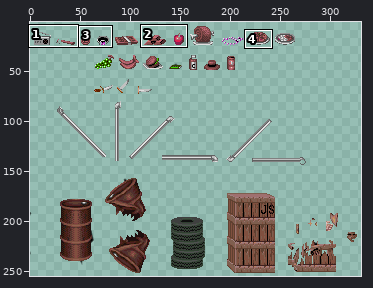
Sprite sheet, stored at img/items.png. Above, an overview of the earlier version with the close-up marked.
Close-up. Before the edit:
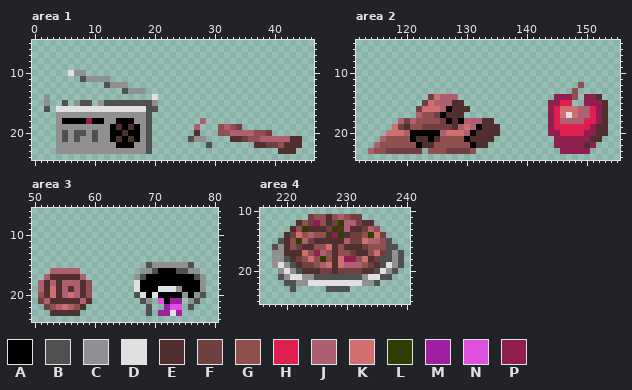
The file is 337x255 pixels. Pixels under 10% opacity are left out. Colours within 5 levels of each other are drawn and written as one. Shown: area 1: x 0..46, y 5..24; area 2: x 112..155, y 5..24; area 3: x 50..80, y 6..24; area 4: x 216..240, y 10..25. The wide view leaves out empty margins. The commit also changed other parts of the picture, which this record leaves out.
Palette (. is transparent): A #000000  B #4f5050  C #909090  D #e0e0e0  E #50302f  F #6f403f  G #90504f  H #df204f  J #af6070  K #cf6f6f  L #2f3f00  M #a01fa0  N #e04fe0  P #8f1f50
Pixels before, area 1, first column x 2:
10 ....DCC....................................
11 ......BCCCC................................
12 ..........BCCC.............................
13 .............BCCC..........................
14 C.................D........................
15 C..B.CBB.CBBBBBBBBC........................
16 B.DDDDDDDDDDDDDDDBB........................
17 ..CCCCCCCCCCCCCCCB.........................
18 ..CAAAAPAACCAAACCB........J................
19 ..CCCCCCCCCAEAEACB.......J...GJGF..........
20 ..CBCBBCBCCAAEAACB.......E...GGJJJJGGF.....
21 ..CBCBCCBCCAEAEACB......BCC....EEFGGJJJJJEE
22 ..CCCCCCCCCCAAACCB.........B.......EEFFGEEE
23 ..CCCCCCCCCCCCCCCB.....................EEE.
Pixels before, area 2, first column x 114:
12 ...................................G....
13 ..................................G.....
14 ..........FKJJJ................PPPG.PPE.
15 .........FKJJJEE..............PPHH..PPPE
16 ........FKKKJAEEE.............PHKKKJJHPE
17 ........JGGFAEEE..............PHKDKJJHPE
18 .....JFJGGGGFAEAJJJEE.........PHJJJJHHPE
19 ....KFEGGFFFFFEJKJAEEE........PHHHHHHPEE
20 ...KKKJAAAAAJKKKJAEEEE........PPHHHHPPEE
21 ..JGGGGAEEAEGGGGAEEEE..........PPPPPPEE.
22 .JGGGGGGAEEGGGGGGAEE...........PPPPPEP..
23 JGGFFFFFF.GGGFFFFG..............PPPPP...
Pixels before, area 3, first column x 51:
15 ..................BCCCCCCB..
16 ..JJJJJ..........CCBAAABBCC.
17 .JEEEEEJ........CBAAAAAAAABC
18 JEJEJJJEG.......DAAAAAAAAAAC
19 JEKEJEJEG.......DAAADDDCAAAC
20 GEKEJKJEG.......BDADAAAACACB
21 FJEEEEEJE........BC.NAMM.CB.
22 .FGJKJGE..........B..MNN.B..
23 ..EEEEE...........B.MMDM....
Pixels before, area 4, first column x 218:
11 ......FGGEGJGFF.......
12 ....EGFPGEFLJJFEE.....
13 ...EGLEEEFLEJEEFJG....
14 ..EFKGJGGEPLEFFGLKF...
15 .BEGLJFEEEEEJFFKJJGB..
16 BCEGFEEGGKEGEEEFGGGBB.
17 CCEEEKGPJGEGGFEEGKFBCB
18 CCBEFGKGLGEKPPGKEFBBCB
19 CDCBEFFGJKEKJJJGFEBDCB
20 .CDCBEEEFFEFFFFEEBDCB.
21 .BCDDCCBBBBBBBBCDDBB..
22 ..BBCCDDDDDDDDDCCB....
23 ...B.....BBBB.........
The result:
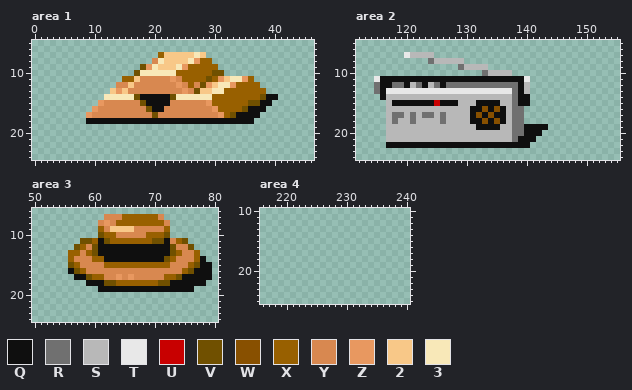
Colours new in this view: Q #0f0f0f  R #707070  S #b8b8b8  T #e8e8e8  U #c80000  V #705000  W #885000  X #986000  Y #d88850  Z #e89860  2 #f8c888  3 #f8e8b8
The edit:
Area 1:
y 7: x 21..28 ........ -> X2222232
y 8: x 20..29 .......... -> Y322223ZXX
y 9: x 18..30 ............. -> VZ32223ZXXXXX
y 10: x 6..8 DCC -> ...; x 17..31 ............... -> V333333XXXXXXVV
y 11: x 8..12 BCCCC -> .....; x 15..36 ...................... -> XX2YYYYYZYXXXXVXZ233ZX
y 12: x 12..37 BCCC...................... -> ..YY2YYYYYYYZYXYVZ233ZXXXX
y 13: x 13..38 ..BCCC.................... -> 2Z2YYYYYYYYYZYV2233XXXXXXX
y 14: x 2 C -> .; x 12..40 ........D.................... -> 33333VQQQQQV333333XXXXXXXXVQQ
y 15: x 2 C -> .; x 5 B -> .; x 7..9 CBB -> ...; x 11..39 CBBBBBBBBC................... -> ZYYYYYYVQQQQYYYYYYZXXXXXXVVQQ
y 16: x 2 B -> .; x 4..38 DDDDDDDDDDDDDDDBB.................. -> ......ZYYYYYYYYVQQYYYYYYYYZXXXXVQQQ
y 17: x 4..37 CCCCCCCCCCCCCCCB.................. -> .....ZYYYYYYYYYYVYYYYYYYYYYZXVQQQQ
y 18: x 4..36 CAAAAPAACCAAACCB........J........ -> .....QQQQQQQQQQQQQQQQQQQQQQQQQQQQ
y 19: x 4..19 CCCCCCCCCAEAEACB -> ................; x 27 J -> .; x 31..34 GJGF -> ....
y 20: x 4..19 CBCBBCBCCAAEAACB -> ................; x 27 E -> .; x 31..39 GGJJJJGGF -> .........
y 21: x 4..19 CBCBCCBCCAEAEACB -> ................; x 26..28 BCC -> ...; x 33..44 EEFGGJJJJJEE -> ............
y 22: x 4..19 CCCCCCCCCCAAACCB -> ................; x 29 B -> .; x 37..44 EEFFGEEE -> ........
y 23: x 4..19 CCCCCCCCCCCCCCCB -> ................; x 41..43 EEE -> ...
Area 2:
y 7: x 120..124 ..... -> TSSSS
y 8: x 124..129 ...... -> RSSSSS
y 9: x 129..133 ..... -> RSSSS
y 10: x 133..137 ..... -> RSSSS
y 11: x 115..140 .......................... -> TQQQQQQQQQQQQQQQQQQQQQQQQT
y 12: x 115..140 .......................... -> RQQRRQSRQSRQRRRRRRRRRRRRQS; x 149 G -> .
y 13: x 115..140 .......................... -> RQTTTTTTTTTTTTTTTTTTTTTRQS; x 148 G -> .
y 14: x 116..140 ........FKJJJ............ -> QSSSSSSSSSSSSSSSSSSSSSRQQ; x 145..148 PPPG -> ....; x 150..152 PPE -> ...
y 15: x 117..140 ......FKJJJEE........... -> SQQQQQQQUQQQSSSQQQQSSRQQ; x 144..147 PPHH -> ....; x 150..153 PPPE -> ....
y 16: x 117..139 .....FKKKJAEEE......... -> SSSSSSSSSSSSSSQQWQWQSRR; x 144..153 PHKKKJJHPE -> ..........
y 17: x 117..139 .....JGGFAEEE.......... -> SRRSRSRRSRSSSSQWQWQQSRR; x 144..153 PHKDKJJHPE -> ..........
y 18: x 117..139 ..JFJGGGGFAEAJJJEE..... -> SRSSRSSSSRSSSSQQWQWQSRR; x 144..153 PHJJJJHHPE -> ..........
y 19: x 117..153 .KFEGGFFFFFEJKJAEEE........PHHHHHHPEE -> SSSSSSSSSSSSSSSQQQQSSRRQQQQ..........
y 20: x 117..142 KKKJAAAAAJKKKJAEEEE....... -> SSSSSSSSSSSSSSSSSSSSSRRQQQ; x 144..153 PPHHHHPPEE -> ..........
y 21: x 116..141 JGGGGAEEAEGGGGAEEEE....... -> .SSSSSSSSSSSSSSSSSSSSSRQQQ; x 145..152 PPPPPPEE -> ........
y 22: x 115..140 JGGGGGGAEEGGGGGGAEE....... -> ..QQQQQQQQQQQQQQQQQQQQQQQQ; x 145..151 PPPPPEP -> .......
y 23: x 114..122 JGGFFFFFF -> .........; x 124..131 GGGFFFFG -> ........; x 146..150 PPPPP -> .....
Area 3:
y 7: x 62..71 .......... -> YYYXXXXXXY
y 8: x 61..72 ............ -> YZYXXXXXXXXY
y 9: x 61..72 ............ -> XY2222YYYYYX
y 10: x 61..72 ............ -> VXXYYYYYXXXV
y 11: x 58..75 .................. -> VVXQVXXXXXXXVVQYXV
y 12: x 57..76 .................... -> VXYVQQQQQQQQQQQQVYYV
y 13: x 56..77 ...................... -> XXYXVQQQQQQQQQQQQVXYYX
y 14: x 56..78 ....................... -> XYYYXXQQQQQQQQQQVXYYYXQ
y 15: x 56..79 .............BCCCCCCB... -> VXYYYYXXXXXXXXXXXYYYXVQQ
y 16: x 53..79 JJJJJ..........CCBAAABBCC.. -> ...QVXYYYYYYYYYYYYYYYYXVQQQ
y 17: x 52..79 JEEEEEJ........CBAAAAAAAABC. -> .....QQVXXYYZYZYYYYYXXVQQQQQ
y 18: x 51..78 JEJEJJJEG.......DAAAAAAAAAAC -> ........QQQVVXXXXXXXVVQQQQQQ
y 19: x 51..59 JEKEJEJEG -> .........; x 61..78 ......DAAADDDCAAAC -> QQQQQQQQQQQQQQQQ..
y 20: x 51..59 GEKEJKJEG -> .........; x 67..78 BDADAAAACACB -> ............
y 21: x 51..59 FJEEEEEJE -> .........; x 68..69 BC -> ..; x 71..74 NAMM -> ....; x 76..77 CB -> ..
y 22: x 52..58 FGJKJGE -> .......; x 69 B -> .; x 72..74 MNN -> ...; x 76 B -> .
y 23: x 53..57 EEEEE -> .....; x 69 B -> .; x 71..74 MMDM -> ....
Area 4:
y 11: x 224..232 FGGEGJGFF -> .........
y 12: x 222..234 EGFPGEFLJJFEE -> .............
y 13: x 221..235 EGLEEEFLEJEEFJG -> ...............
y 14: x 220..236 EFKGJGGEPLEFFGLKF -> .................
y 15: x 219..237 BEGLJFEEEEEJFFKJJGB -> ...................
y 16: x 218..238 BCEGFEEGGKEGEEEFGGGBB -> .....................
y 17: x 218..239 CCEEEKGPJGEGGFEEGKFBCB -> ......................
y 18: x 218..239 CCBEFGKGLGEKPPGKEFBBCB -> ......................
y 19: x 218..239 CDCBEFFGJKEKJJJGFEBDCB -> ......................
y 20: x 219..238 CDCBEEEFFEFFFFEEBDCB -> ....................
y 21: x 219..237 BCDDCCBBBBBBBBCDDBB -> ...................
y 22: x 220..235 BBCCDDDDDDDDDCCB -> ................
y 23: x 221 B -> .; x 227..230 BBBB -> ....
